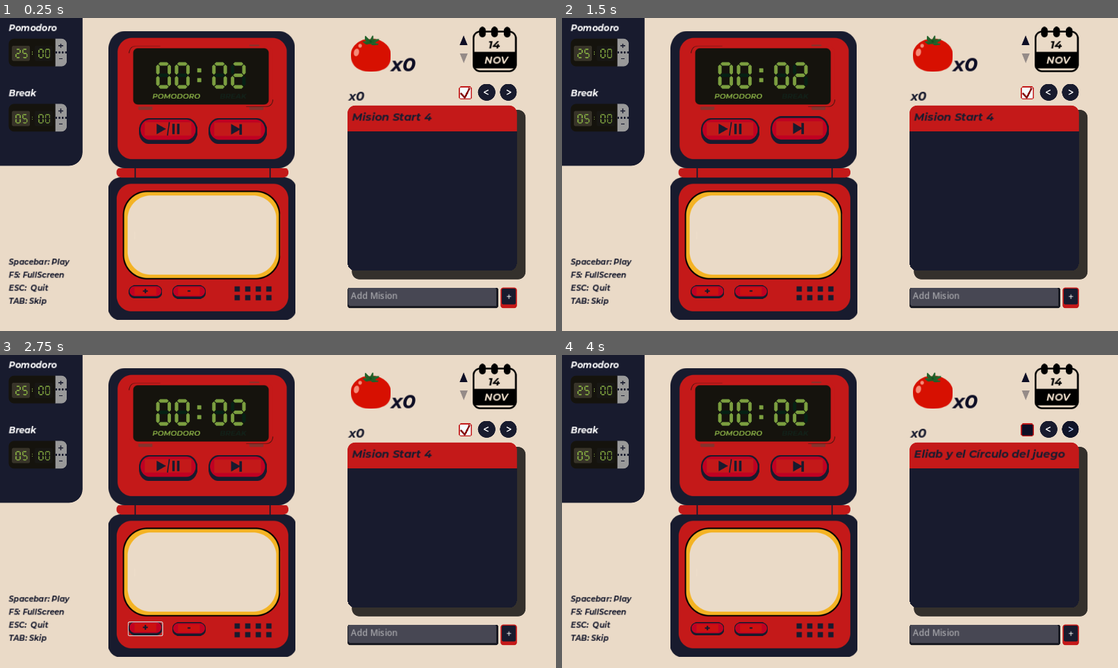
Above: before the commit, frames 1-4 (two rows, left to right).
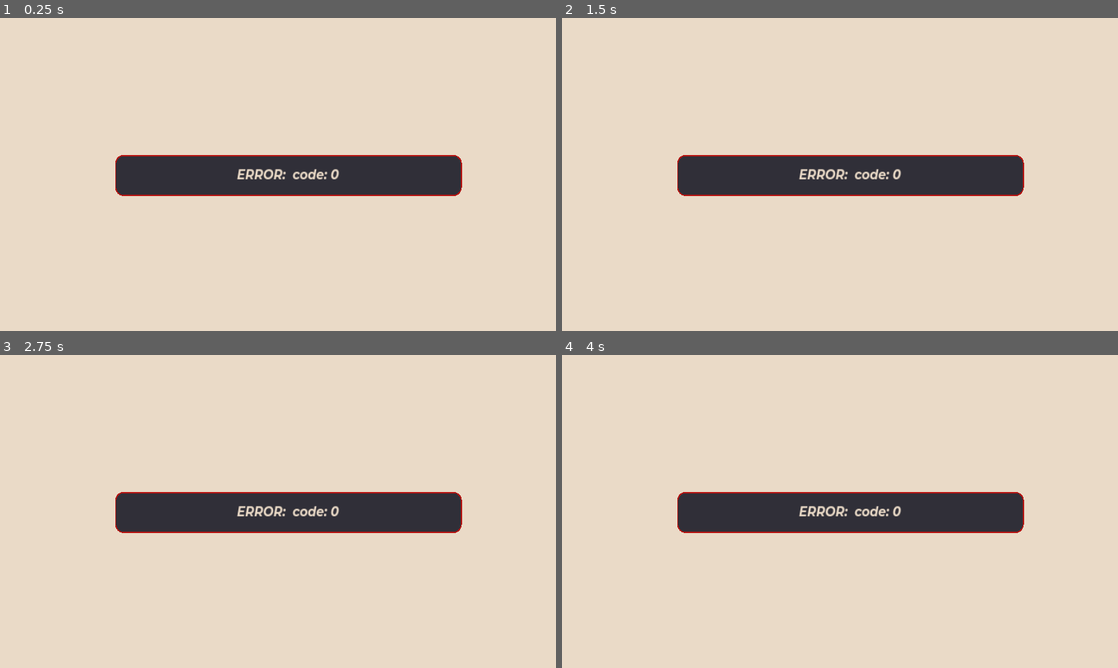
Above: after the commit, the same moments.

Repository: JesusRoberto64/PomoTempo-app
Game: Godot game, scene res://Escenas/Protocols/boot_loader.tscn
The game is run twice, just before and just after one commit, with the same random seed, the same clock (stepped at 60 frames per second) and the same inputs.
Inputs (mouse positions are in pixels of both pictures, inside the frame that each line leads up to):
- Up to frame 1 (0.25 s): no input
- Up to frame 2 (1.5 s): click (801, 130) at 0.52 s; click (801, 130) at 1.27 s
- Up to frame 3 (2.75 s): click (144, 630) at 2.02 s
- Up to frame 4 (4 s): click (751, 630) at 2.77 s; click (1067, 430) at 3.52 s

The runs differ from the first frame. In frame 1, 51% of the frame differs, in the area x 0-95%, y 0-97%; in frame 2, 51%; in frame 3, 51%; in frame 4, 51%.

Commit message:
continue with boot loader

Diff:
--- a/godot-frtn/Escenas/Protocols/boot_loader.tscn
+++ b/godot-frtn/Escenas/Protocols/boot_loader.tscn
@@ -1,9 +1,10 @@
-[gd_scene load_steps=10 format=3 uid="uid://b6u7jg7p846ds"]
+[gd_scene load_steps=11 format=3 uid="uid://b6u7jg7p846ds"]
 
 [ext_resource type="FontFile" uid="uid://br40grkrm3qqp" path="res://Recursos/Fonts/Montserrat-BoldItalic.ttf" id="1_mx3t8"]
 [ext_resource type="Script" path="res://Logica/control_message.gd" id="1_sbtst"]
 [ext_resource type="Script" path="res://Logica/Client/boot_loader.gd" id="1_tjorw"]
 [ext_resource type="Script" path="res://Logica/DataBaseModels/DataResource.gd" id="2_whlcd"]
+[ext_resource type="Script" path="res://Logica/Client/client_request.gd" id="5_a26vs"]
 
 [sub_resource type="Animation" id="Animation_vmlvg"]
 length = 0.001
@@ -163,3 +164,8 @@
 text = "Cargando..."
 horizontal_alignment = 1
 autowrap_mode = 2
+
+[node name="ClientRequest" type="HTTPRequest" parent="."]
+script = ExtResource("5_a26vs")
+
+[connection signal="request_completed" from="ClientRequest" to="ClientRequest" method="_on_request_completed"]
--- a/godot-frtn/Logica/Client/boot_loader.gd
+++ b/godot-frtn/Logica/Client/boot_loader.gd
@@ -1,6 +1,7 @@
 extends Node
 
 @onready var controlMessage = $ControlMessage
+@onready var request = $ClientRequest
 
 const SAVEPATH := "res://Recursos/SavedData/save_data_00.tres"
 @export var data_resourse: Script
@@ -16,12 +17,21 @@
 	var misionRegistro = {}
 	var fechasMisionRegistro = {}
 	#fetch_from_db
-	controlMessage.show_Message("Fetching Data")
+
 	fechas = {
-		"2024-11-02" : { "id": 3, "pomodoro": 7 },
-		"2024-11-03" : { "id": 4, "pomodoro": 6 },
-		"2024-11-04" : { "id": 5, "pomodoro": 10 }
+		"2024-11-03" : { "id": 3, "pomodoro": 7 },
+		"2024-11-04" : { "id": 4, "pomodoro": 6 },
+		"2024-11-05" : { "id": 5, "pomodoro": 10 }
 	}
+
+	#=========SEND REQUEST===============#
+	controlMessage.show_Message("Conectando...")
+	mision = request.fetch_Mision()
+
+	await request.error_Return
+	if request.error != null:
+		controlMessage.show_Message(request.error)
+		return
 
 	mision = {
 		0 : {"id": 1, "nombre": "Mision Start 4"},
@@ -73,4 +83,9 @@
 	controlMessage.show_Message("Fetched Data")
 	print("Fetched loaded")
 
+	#Temporal solution
+	#var tween = get_tree().create_tween()
+	#tween.tween_callback(to_Main_Screen).set_delay(1)
+
+func to_Main_Screen():
 	get_tree().call_deferred("change_scene_to_packed", mainScene)
--- /dev/null
+++ b/godot-frtn/Logica/Client/client_request.gd
@@ -0,0 +1,41 @@
+extends HTTPRequest
+
+var url := "http://localhost:5074/api/"
+var error = null
+var data_recived = null
+
+signal error_Return
+
+func error_Emmit():
+	print(get_http_client_status())
+	error_Return.emit()
+
+func _on_request_completed(_result, response_code, _headers, body):
+	var body_text = body.get_string_from_utf8()
+	var json = JSON.new()
+	var err = json.parse(body_text)
+
+	if err != OK:
+		print("JSON Parse Error: ", json.get_error_message(), " in ", body_text, " at line ", json.get_error_line(), "Response code: ", response_code)
+		error = "ERROR: " + json.get_error_message() + " code: " + str(response_code)
+		error_Emmit()
+		return
+
+	error = null
+	error_Emmit()
+	data_recived =  json.data
+
+func fetch_Mision():
+
+	var err = request(url+"mision")
+
+	if err != OK:
+		error = "Cant connect..."
+		error_Return.emit()
+
+	print(RESULT_CONNECTION_ERROR)
+	error = null
+
+	#Temporal
+	#var tween = get_tree().create_tween()
+	#tween.tween_callback(error_Emmit).set_delay(1)
--- a/godot-frtn/Recursos/SavedData/save_data_00.tres
+++ b/godot-frtn/Recursos/SavedData/save_data_00.tres
@@ -1,19 +1,19 @@
 [gd_resource type="Resource" load_steps=2 format=3]
 
-[ext_resource type="Script" path="res://Logica/DataBaseModels/DataResource.gd" id="1_4p52t"]
+[ext_resource type="Script" path="res://Logica/DataBaseModels/DataResource.gd" id="1_wlkq7"]
 
 [resource]
-script = ExtResource("1_4p52t")
+script = ExtResource("1_wlkq7")
 fechas = {
-"2024-11-02": {
+"2024-11-03": {
 "id": 3,
 "pomodoro": 7
 },
-"2024-11-03": {
+"2024-11-04": {
 "id": 4,
 "pomodoro": 6
 },
-"2024-11-04": {
+"2024-11-05": {
 "id": 5,
 "pomodoro": 10
 }
